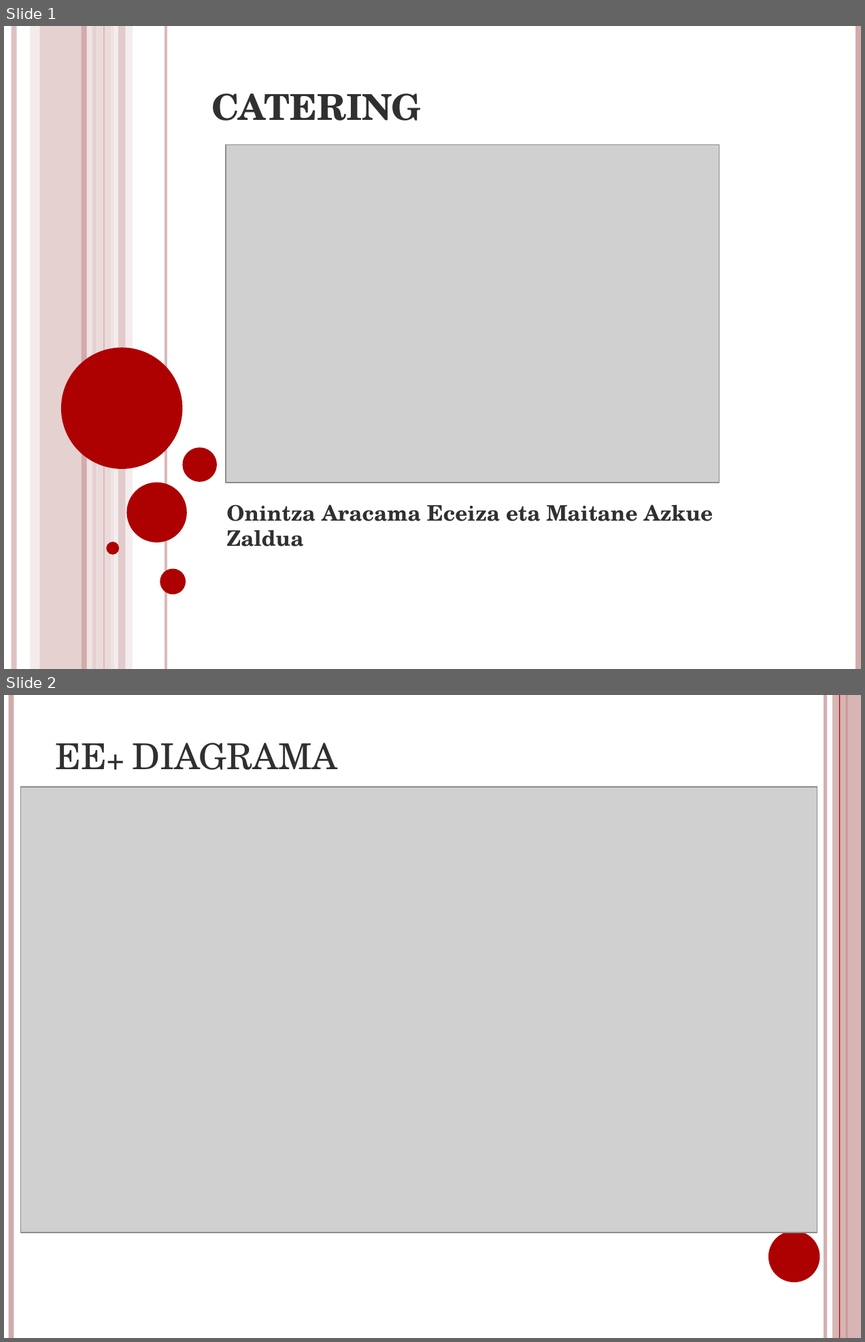
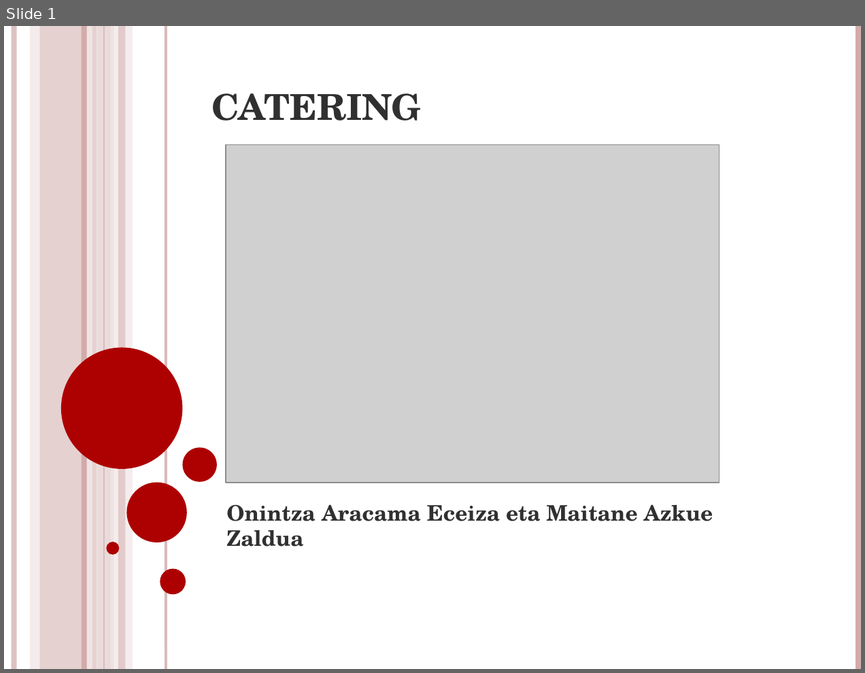
Before and after one commit to mazkue004/wso001m004, a slide deck: ikasleak/DBD/CATERING.pptx. Shown one above the other, each under a label of ours: slides 1 and 2 before the commit, slide 1 after it. The pictures are 865x1342 and 865x673 pixels, drawn with LibreOffice and Linux fonts; fonts in the diff are those of the drawing; grey boxes stand for pictures. Boxes give left, top, right and bottom in pixels: in the first picture for what was removed or moved away, otherwise in the second. Text is boxed around its words. In the diff, an @@ line names an element or a change of style, - is before the commit and + after.

```diff
--- a/ikasleak/DBD/CATERING.pptx
+++ b/ikasleak/DBD/CATERING.pptx
@@ slide 2 removed at [4,695,861,1338], background #FFFFFF @@
@@ line removed from (11, 695) to (11, 1338) @@
@@ line removed from (825, 695) to (825, 1338) @@
@@ rectangle removed at [832,695,861,1338] @@
@@ line removed from (839, 695) to (839, 1338) @@
@@ line removed from (847, 695) to (847, 1338) @@
@@ title removed at [55,743,337,770] @@
-EE+ DIAGRAMA
@@ picture removed at [21,787,817,1232] @@
@@ ellipse removed at [768,1231,820,1282] @@
```
Also in this commit, not shown: 7 slides added, 1 other slide removed, 4 other files.
